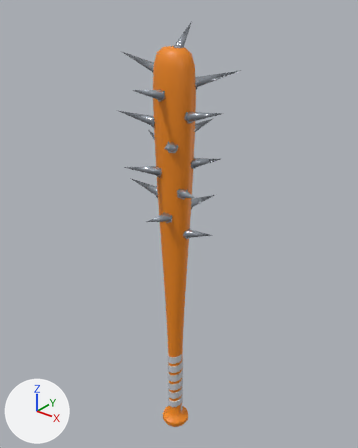
Before and after pictures for a commit that changed the glTF model public/arena/models/npg/stack/hand/07_026_spiked_bat.glb.
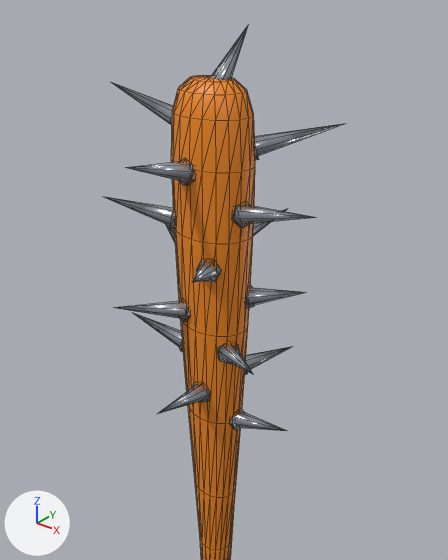
Each version appears first whole from a 50 mm camera at (0.293, -0.359, 0.434) aimed at (-0.006, 0.015, 0.202), and next in a close-up from a 50 mm camera at (0.183, -0.22, 0.422) aimed at (-0.024, 0.038, 0.262). Lighting does not change. The marker at lower left points along +X, +Y and +Z. The older version's two pictures come first. The close-ups show mesh edges as thin lines. Vertices at exactly the same position are counted once.

The first close-up shows 'SpikedBat'.
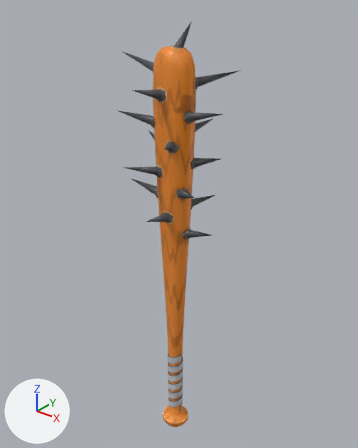
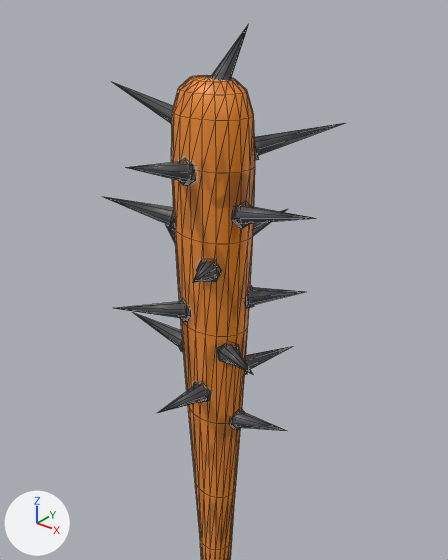
Location of each change, (x1, y1, x2, y2) in pixels of the close-ups (448 x 560 px; the box of a moved part takes in the faces that stretch with it):
'SpikedBat', reshaped
    before: (104, 26, 345, 560)
    after: (104, 26, 344, 560)
part 1 of me_body, moved or reshaped
    before: (104, 28, 345, 431)
    after: (104, 28, 344, 431)
part 2 of me_body, recoloured
    both: (171, 75, 255, 560)
part 3 of me_body, recoloured
    both: (169, 26, 312, 430)

The change, as a diff of the scene's bpy script:
```diff
--- a/public/arena/models/npg/stack/hand/07_026_spiked_bat.glb.py
+++ b/public/arena/models/npg/stack/hand/07_026_spiked_bat.glb.py
@@ img_07_026_spiked_bat_albedo @@
+img_07_026_spiked_bat_albedo = load_image('07_026_spiked_bat_albedo', '_unpacked/07_026_spiked_bat_albedo', 1024, 1024, 'sRGB')
@@ mat_07_026_spiked_bat_card @@
+mat_07_026_spiked_bat_card = principled_material('07_026_spiked_bat_card')
+mat_07_026_spiked_bat_card.texture = img_07_026_spiked_bat_albedo
+mat_07_026_spiked_bat_card.metallic = 0.0675
+mat_07_026_spiked_bat_card.roughness = 0.459
@@ me_body @@
 # used by ob_spikedbat; location = (0.0, 0.0, 0.0)
-me_body.from_pydata(...)  # 1101 vertices, 2042 faces; spans x -0.07..0.065, y -0.05..0.043, z -0.069..0.405
-me_body.materials.append(mat_tape)  # light grey #c9ccd2
+me_body.from_pydata(...)  # 1253 vertices, 2042 faces; spans x -0.07..0.065, y -0.05..0.043, z -0.069..0.405
+# me_body part 1
+# 5 vertices are removed from x -0.054..0.021, y -0.05..0.042, z 0.22..0.304
+# 201 faces are deleted
+# 157 vertices are added at x -0.054..0.022, y -0.05..0.042, z 0.199..0.382
+# 201 new faces join them
+# me_body part 2: 720 faces spanning x -0.022..0.022, y -0.016..0.016, z -0.069..0.384 switch from mat_wood (orange #f28a1a) to mat_07_026_spiked_bat_card (picture img_07_026_spiked_bat_albedo)
+# me_body part 3: 445 faces spanning x -0.023..0.065, y -0.026..0.034, z 0.198..0.405 switch from mat_steel (grey #aeb4bd) to mat_07_026_spiked_bat_card (picture img_07_026_spiked_bat_albedo)
```
